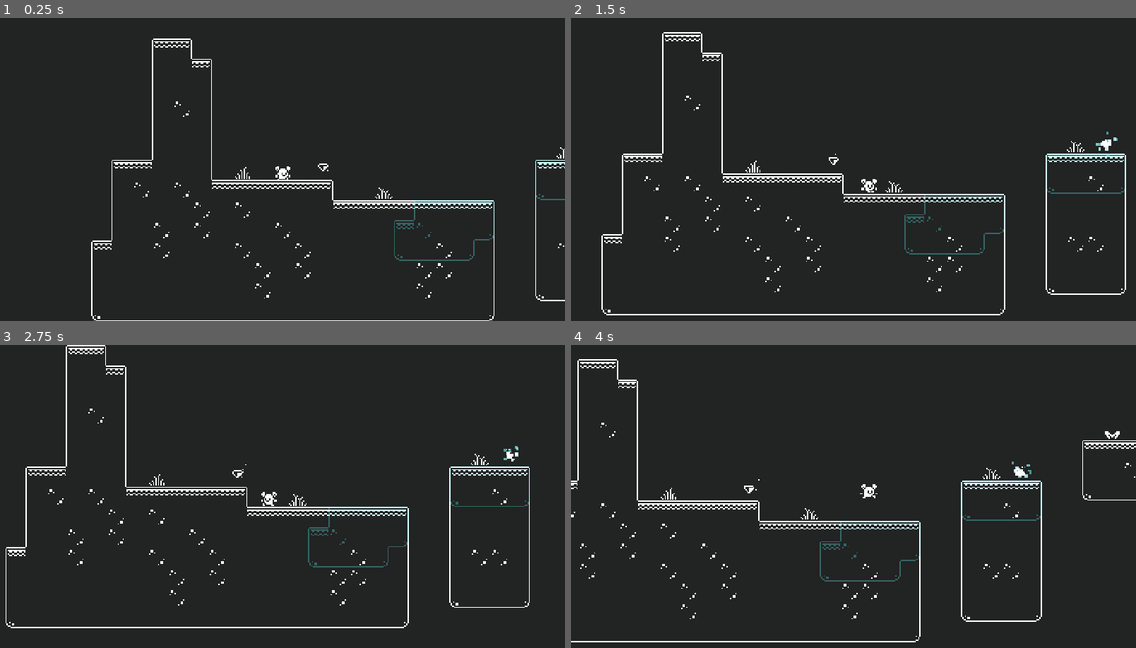
Above: before the commit, frames 1-4 (two rows, left to right).
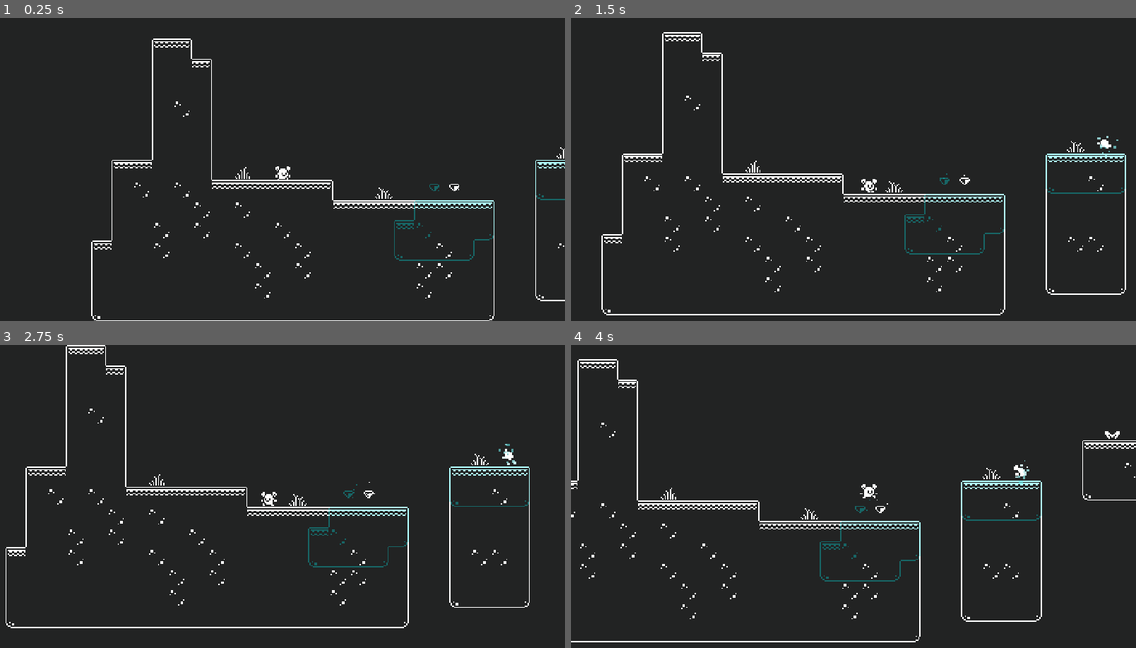
Above: after the commit, the same moments.

Repository: jrenato/duality
Game: Godot game, scene res://Levels/level.tscn
Two runs of this game, one before a commit and one after it. Both use one fixed random seed, a clock stepped at 60 frames per second and the inputs below.
Inputs:
- Up to frame 1 (0.25 s): no input
- Up to frame 2 (1.5 s): hold W (enter) 0.53-1.28 s; hold D (move_right) from 0.53 s (still down); tap Space (jump) at 0.77 s; tap W (enter) at 1.35 s
- Up to frame 3 (2.75 s): tap Space (jump) at 1.52 s; release D (move_right) at 2.03 s; hold A (move_left) from 2.03 s (still down); hold W (enter) from 2.03 s (still down)
- Up to frame 4 (4 s): release A (move_left) at 2.78 s; release W (enter) at 2.78 s; hold D (move_right) from 2.78 s (still down); tap W (enter) at 2.85 s; tap Space (jump) at 3.02, 3.77 s; hold W (enter) from 3.53 s (still down)

The runs differ from the first frame. In frame 1, 0.6% of the frame differs, in the area x 56-100%, y 46-81%; in frame 2, 0.9%; in frame 3, 0.9%; in frame 4, 0.9%, in the area x 30-84%, y 37-79%.

Commit message:
Added diamonds

Diff:
--- a/Autoloads/events.gd
+++ b/Autoloads/events.gd
@@ -1,3 +1,4 @@
 extends Node
 
 signal toggled_dimension
+signal activated_dimension(dimension: String)
--- a/Levels/diamond.gd
+++ b/Levels/diamond.gd
@@ -1,4 +1,37 @@
+@tool
 extends Area2D
 
+@export_enum("White", "Blue") var parent_dimension: String = "White":
+	set(value):
+		parent_dimension = value
+		update_parent_dimension()
+	get:
+		return parent_dimension
 
-@export_enum("White", "Blue") var dimension: String = "White"
+
+func _ready() -> void:
+	Events.activated_dimension.connect(update_active_dimension)
+	update_parent_dimension()
+
+
+func update_parent_dimension() -> void:
+	if parent_dimension == "White":
+		modulate = Color.WHITE
+		set_collision_mask_value(1, true)
+		set_collision_mask_value(2, false)
+	elif parent_dimension == "Blue":
+		modulate = Color.CYAN
+		set_collision_mask_value(1, false)
+		set_collision_mask_value(2, true)
+
+
+func update_active_dimension(active_dimension: String) -> void:
+	if active_dimension == parent_dimension:
+		modulate.a = 1.0
+	else:
+		modulate.a = 0.3
+
+
+func _on_body_entered(body: Node2D) -> void:
+	if body is Player:
+		queue_free()
--- a/Levels/diamond.tscn
+++ b/Levels/diamond.tscn
@@ -58,14 +58,14 @@
 [node name="Diamond" type="Area2D"]
 script = ExtResource("1_idm7y")
 
+[node name="CollisionShape2D" type="CollisionShape2D" parent="."]
+position = Vector2(0, -1)
+shape = SubResource("RectangleShape2D_ks2yk")
+
 [node name="Sprite2D" type="Sprite2D" parent="."]
 texture = ExtResource("1_mis77")
 region_enabled = true
 region_rect = Rect2(32, 48, 16, 16)
-
-[node name="CollisionShape2D" type="CollisionShape2D" parent="."]
-position = Vector2(0, -1)
-shape = SubResource("RectangleShape2D_ks2yk")
 
 [node name="AnimationPlayer" type="AnimationPlayer" parent="."]
 autoplay = "idle"
@@ -76,3 +76,5 @@
 [node name="GPUParticles2D" type="GPUParticles2D" parent="."]
 amount = 4
 process_material = SubResource("ParticleProcessMaterial_uxl3c")
+
+[connection signal="body_entered" from="." to="." method="_on_body_entered"]
--- a/Levels/level.gd
+++ b/Levels/level.gd
@@ -31,3 +31,5 @@
 	elif current_dimension == "Blue":
 		tile_map_white.modulate.a = 0.3
 		tile_map_blue.modulate.a = 1.0
+
+	Events.activated_dimension.emit(current_dimension)
--- a/Levels/level.tscn
+++ b/Levels/level.tscn
@@ -16,7 +16,7 @@
 layer_0/tile_data = PackedInt32Array(851969, 720896, 14, 786433, 720896, 14, 720897, 720896, 6, 655361, 786432, 14, 589 …(3998 unchanged characters)…
 
 [node name="TileMapBlue" type="TileMap" parent="."]
-modulate = Color(0.392157, 1, 1, 1)
+modulate = Color(0, 1, 1, 1)
 tile_set = ExtResource("2_f40yh")
 format = 2
 layer_0/tile_data = PackedInt32Array(655381, 786432, 13, 655380, 720896, 13, 655379, 720896, 13, 655378, 655360, 13, 72 …(335 unchanged characters)…
@@ -31,4 +31,10 @@
 position = Vector2(336, 152)
 
 [node name="Diamond" parent="." instance=ExtResource("6_mpge5")]
-position = Vector2(120, 168)
+position = Vector2(224, 184)
+
+[node name="Diamond2" parent="." instance=ExtResource("6_mpge5")]
+modulate = Color(0, 1, 1, 1)
+position = Vector2(208, 184)
+collision_mask = 2
+parent_dimension = "Blue"
--- a/Levels/vortex.tscn
+++ b/Levels/vortex.tscn
@@ -26,6 +26,8 @@
 color_ramp = SubResource("GradientTexture1D_drr1a")
 
 [node name="Vortex" type="Area2D"]
+collision_layer = 3
+collision_mask = 3
 script = ExtResource("1_kpgrh")
 
 [node name="CollisionShape2D" type="CollisionShape2D" parent="."]
--- a/Player/player.gd
+++ b/Player/player.gd
@@ -24,5 +24,8 @@
 func _unhandled_input(event: InputEvent) -> void:
 	if Input.is_action_pressed("enter") and vortex_nearby:
 		Events.toggled_dimension.emit()
+		set_collision_layer_value(1, !get_collision_layer_value(1))
+		set_collision_layer_value(2, !get_collision_layer_value(2))
+
 		set_collision_mask_value(1, !get_collision_mask_value(1))
 		set_collision_mask_value(2, !get_collision_mask_value(2))
--- a/project.godot
+++ b/project.godot
@@ -59,6 +59,11 @@
 ]
 }
 
+[layer_names]
+
+2d_physics/layer_1="White"
+2d_physics/layer_2="Blue"
+
 [physics]
 
 2d/default_gravity=98.0
